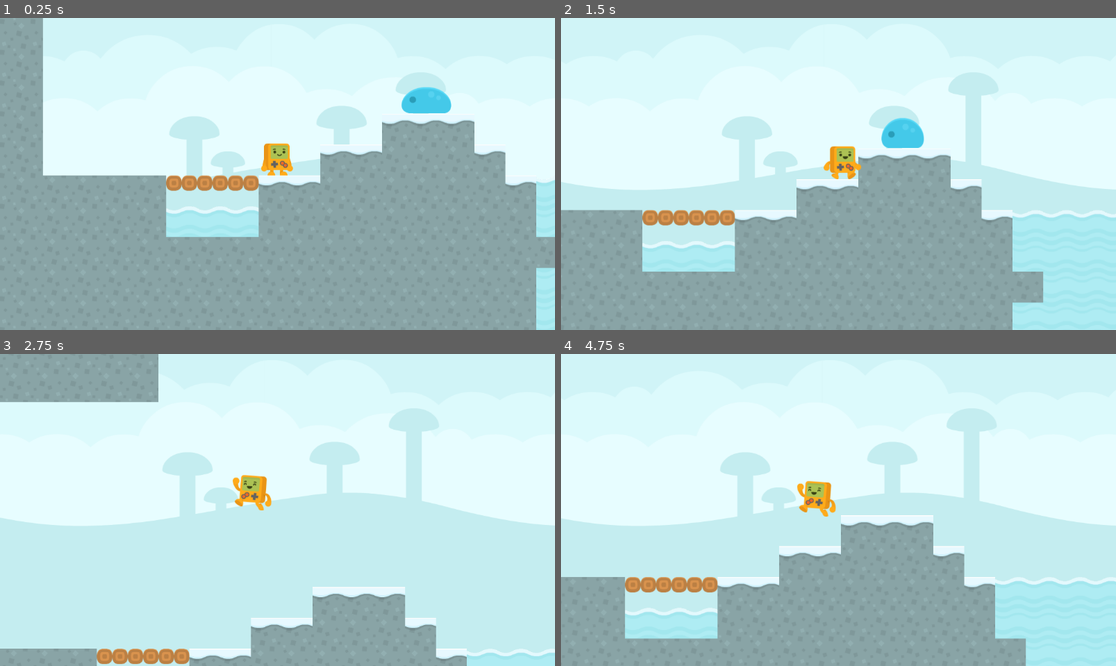
Above: before the commit, frames 1-4 (two rows, left to right).
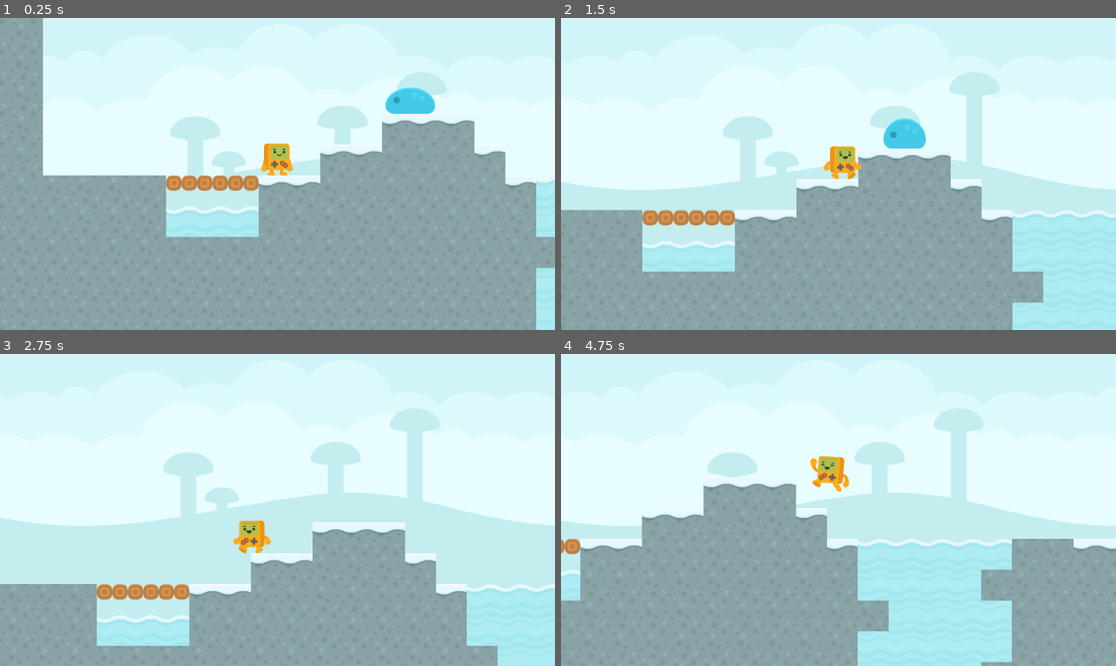
Above: after the commit, the same moments.

Repository: martincaroc/TP-Final_IntroGodot-Brinca
Game: Godot game, scene res://Scenes/Main/level.tscn
Two runs of this game, one before a commit and one after it. Both use one fixed random seed, a clock stepped at 60 frames per second and the inputs below.
Inputs:
- Up to frame 1 (0.25 s): no input
- Up to frame 2 (1.5 s): tap Enter (ui_accept) at 0.5, 0.77 s; hold Right (ui_right) from 0.53 s (still down)
- Up to frame 3 (2.75 s): tap Enter (ui_accept) at 1.52 s; release Right (ui_right) at 2.03 s; hold Left (ui_left) from 2.03 s (still down)
- Up to frame 4 (4.75 s): release Left (ui_left) at 2.78 s; hold Right (ui_right) 2.78-4.28 s; tap Enter (ui_accept) at 3.02, 3.77, 4.52 s; hold Left (ui_left) from 4.28 s (still down)

The runs differ from the first frame. In frame 1, 0.6% of the frame differs, in the area x 30-82%, y 19-51%; in frame 2, 0.2%; in frame 3, 25%; in frame 4, 35%, in the area x 0-100%, y 18-100%.

Commit message:
[A] Enemy behaviour

Diff:
--- /dev/null
+++ b/Scenes/Enemies/slime.gd
@@ -0,0 +1,10 @@
+extends Area2D
+
+var speed = 150
+
+# Called every frame. 'delta' is the elapsed time since the previous frame.
+func _process(delta):
+	position.x += speed*delta
+
+func _on_timer_timeout():
+	speed = -speed
--- a/Scenes/Enemies/slime.tscn
+++ b/Scenes/Enemies/slime.tscn
@@ -1,6 +1,7 @@
-[gd_scene load_steps=7 format=3 uid="uid://27ijup8pduat"]
+[gd_scene load_steps=8 format=3 uid="uid://27ijup8pduat"]
 
 [ext_resource type="Texture2D" uid="uid://bo64rryceef4b" path="res://Assets/Enemy Sprites/slimeBlue_dead.png" id="1_g2wy8"]
+[ext_resource type="Script" path="res://Scenes/Enemies/slime.gd" id="1_ooj7t"]
 [ext_resource type="Texture2D" uid="uid://cbe1qtg1fylys" path="res://Assets/Enemy Sprites/slimeBlue_hit.png" id="2_jjxlj"]
 [ext_resource type="Texture2D" uid="uid://n5cve1o52dl" path="res://Assets/Enemy Sprites/slimeBlue.png" id="3_0g7pj"]
 [ext_resource type="Texture2D" uid="uid://ejph404y4jva" path="res://Assets/Enemy Sprites/slimeBlue_move.png" id="4_mmojf"]
@@ -41,14 +42,20 @@
 [node name="Slime" type="Area2D"]
 collision_layer = 2
 collision_mask = 0
+script = ExtResource("1_ooj7t")
 
 [node name="AnimatedSprite2D" type="AnimatedSprite2D" parent="."]
 position = Vector2(0, -64)
 sprite_frames = SubResource("SpriteFrames_k4fns")
 animation = &"idle"
 autoplay = "idle"
-frame_progress = 0.795205
+frame_progress = 0.126267
 
 [node name="CollisionShape2D" type="CollisionShape2D" parent="."]
 position = Vector2(0.25, -24.5)
 shape = SubResource("RectangleShape2D_tgn0o")
+
+[node name="Timer" type="Timer" parent="."]
+autostart = true
+
+[connection signal="timeout" from="Timer" to="." method="_on_timer_timeout"]
--- a/Scenes/Main/level.tscn
+++ b/Scenes/Main/level.tscn
@@ -32,6 +32,7 @@
 repeat_size = Vector2(1024, 0)
 
 [node name="Sprite2D" type="Sprite2D" parent="Parallax2D"]
+position = Vector2(2, 0)
 texture = ExtResource("1_0kmm0")
 centered = false
 
@@ -48,4 +49,4 @@
 [node name="Enemies" type="Node2D" parent="."]
 
 [node name="Slime" parent="Enemies" instance=ExtResource("4_53hur")]
-position = Vector2(348, -129)
+position = Vector2(277, -128)
